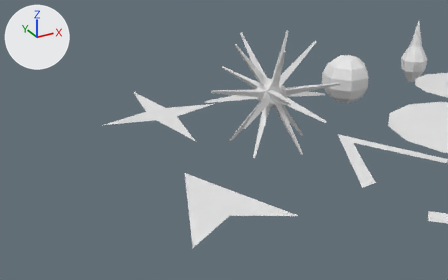
Before and after pictures for a commit that changed the Blender file Assets/Art/Models/Models.blend.
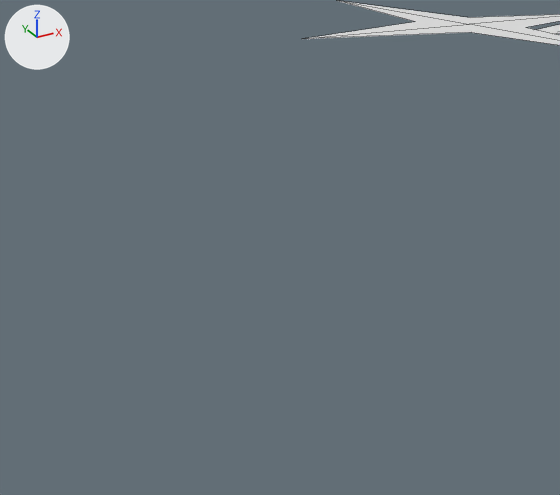
Each version appears first whole from a 50 mm camera at (-22.31, -33.85, 14.19) aimed at (-7.45, -6.84, 0.69), and next in a close-up from a 50 mm camera at (-19.21, -12.2, 2.15) aimed at (-14.76, -4.11, -1.89). Lighting does not change. The marker at upper left points along +X, +Y and +Z. The close-ups show mesh edges as thin lines.

Names of what the first close-up shows: 'Star'.
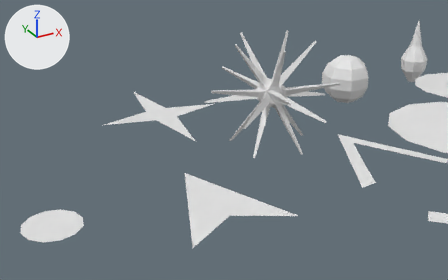
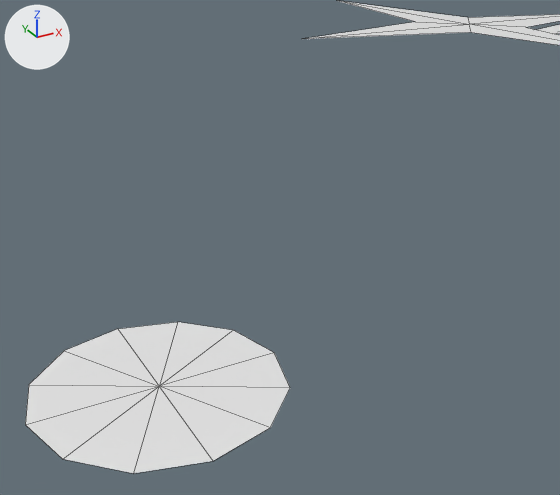
What differs and where, as boxes [x1, y1, x2, y2] in the close-ups (560 x 495 px):
'Normal', added: after [25, 322, 290, 473]

The change, as a list of edits to the scene's bpy script:
```text
Add me_sphere_003:
    me_sphere_003.from_pydata([(0.0, 1.7, 0.0), (-0.85, 1.47, 0.0), (-1.47, 0.85, 0.0), (-1.7, 0.0, 0.0), (-1.47, -0.85, 0.0), (-0.85, -1.47, 0.0), (0.0, -1.7, 0.0), (0.85, -1.47, 0.0), (1.47, -0.85, 0.0), (1.7, 0.0, 0.0), (1.47, 0.85, 0.0), (0.85, 1.47, 0.0), (0.0, 0.0, 0.0)], [], [(7, 6, 12), (4, 3, 12), (11, 10, 12), (1, 0, 12), (8, 7, 12), (5, 4, 12), (0, 11, 12), (2, 1, 12), (9, 8, 12), (6, 5, 12), (3, 2, 12), (10, 9, 12)])
Add ob_normal:
    ob_normal = bpy.data.objects.new('Normal', me_sphere_003)
    ob_normal.location = (-16.48, -3.99, -3.54)
```
